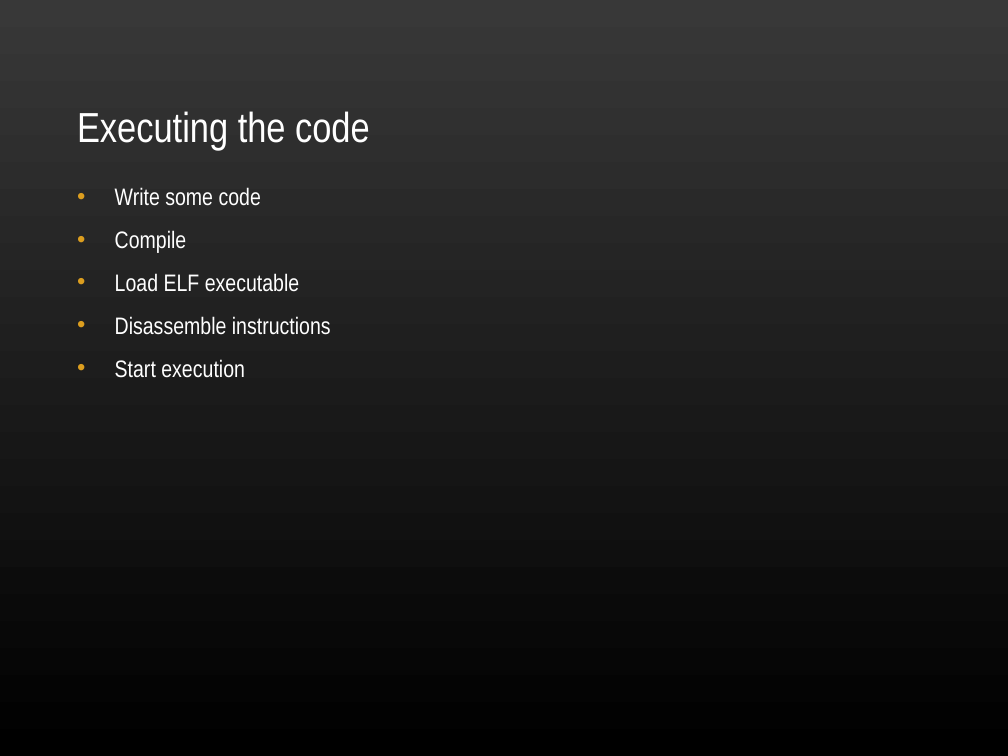
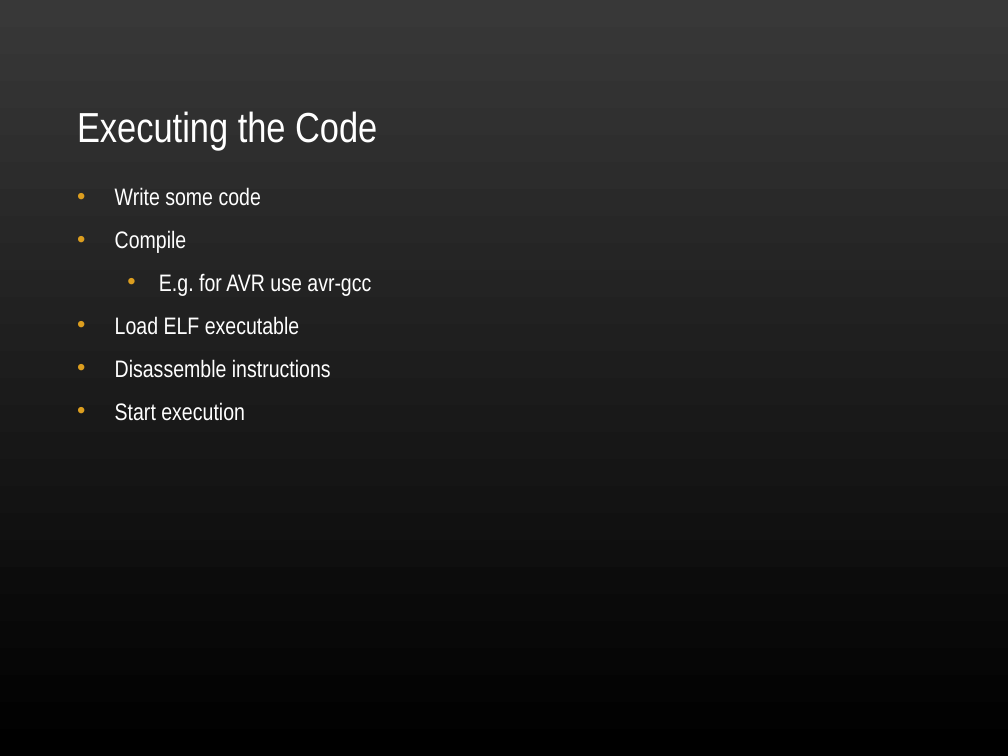
Before and after one commit to ekohl/essig, a slide deck: slide 9 of presentation/essig.ppt (slide 10 before the commit). Drawn at 1008x756 pixels with LibreOffice and Linux fonts; fonts in the diff are those of the drawing; background and template pictures are left out. Boxes give left, top, right and bottom in pixels: in the first picture for what was removed or moved away, otherwise in the second. Text is boxed around its words. In the diff, an @@ line names an element or a change of style, - is before the commit and + after.

```diff
--- a/presentation/essig.ppt
+++ b/presentation/essig.ppt
@@ text at box(77, 111, 377, 150): text changed @@
-Executing the code
+Executing the Code
@@ text at box(159, 273, 371, 296): paragraph added @@
+  • E.g. for AVR use avr-gcc
```
Also in this commit, not shown: 4 other slides changed, 1 slide removed.
